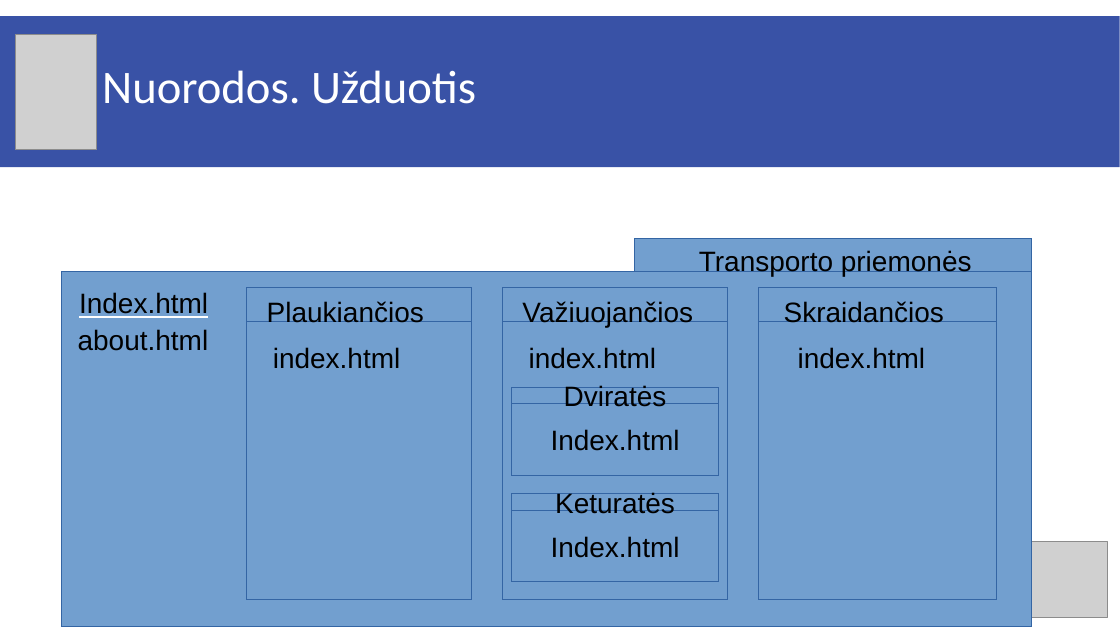
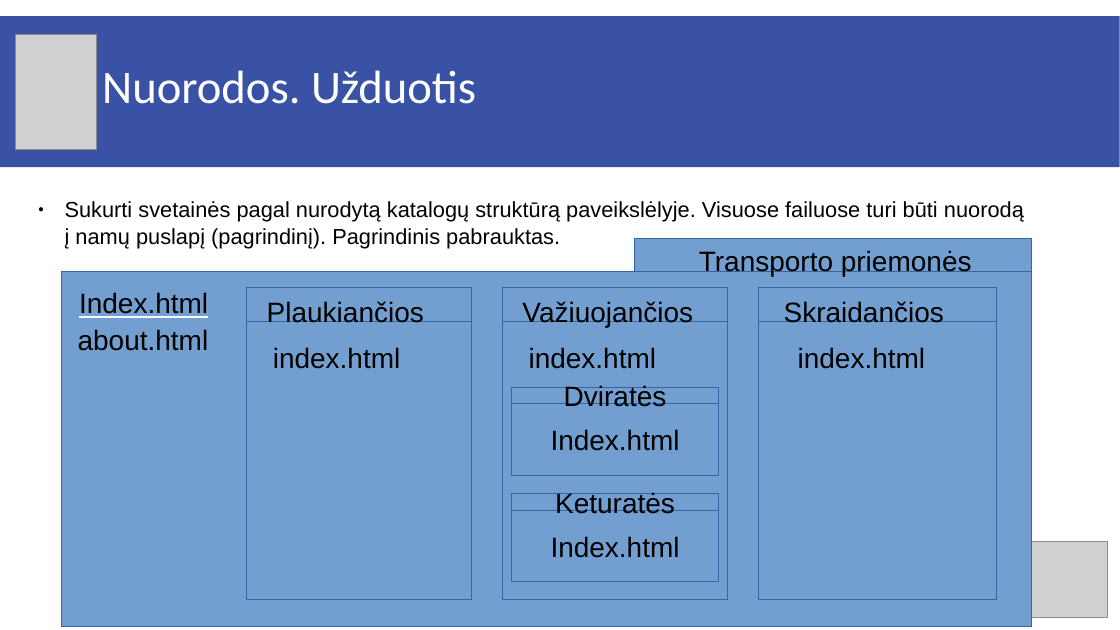
Before and after one commit to zigmantasvcs/20171006, a slide deck: slide 13 of 01_HTML.pptx. Drawn at 1120x630 pixels with LibreOffice and Linux fonts; fonts in the diff are those of the drawing; grey boxes stand for pictures. Boxes give left, top, right and bottom in pixels: in the first picture for what was removed or moved away, otherwise in the second. Text is boxed around its words. In the diff, an @@ line names an element or a change of style, - is before the commit and + after.

```diff
--- a/01_HTML.pptx
+++ b/01_HTML.pptx
@@ text added at (65,201,1024,248), 14 pt, text #000000 @@
+● Sukurti svetainės pagal nurodytą katalogų struktūrą paveikslėlyje. Visuose failuose turi būti nuorodą į namų puslapį (pagrindinį). Pagrindinis pabrauktas.
```
Also in this commit, not shown: 1 other slide changed, 1 other file.
